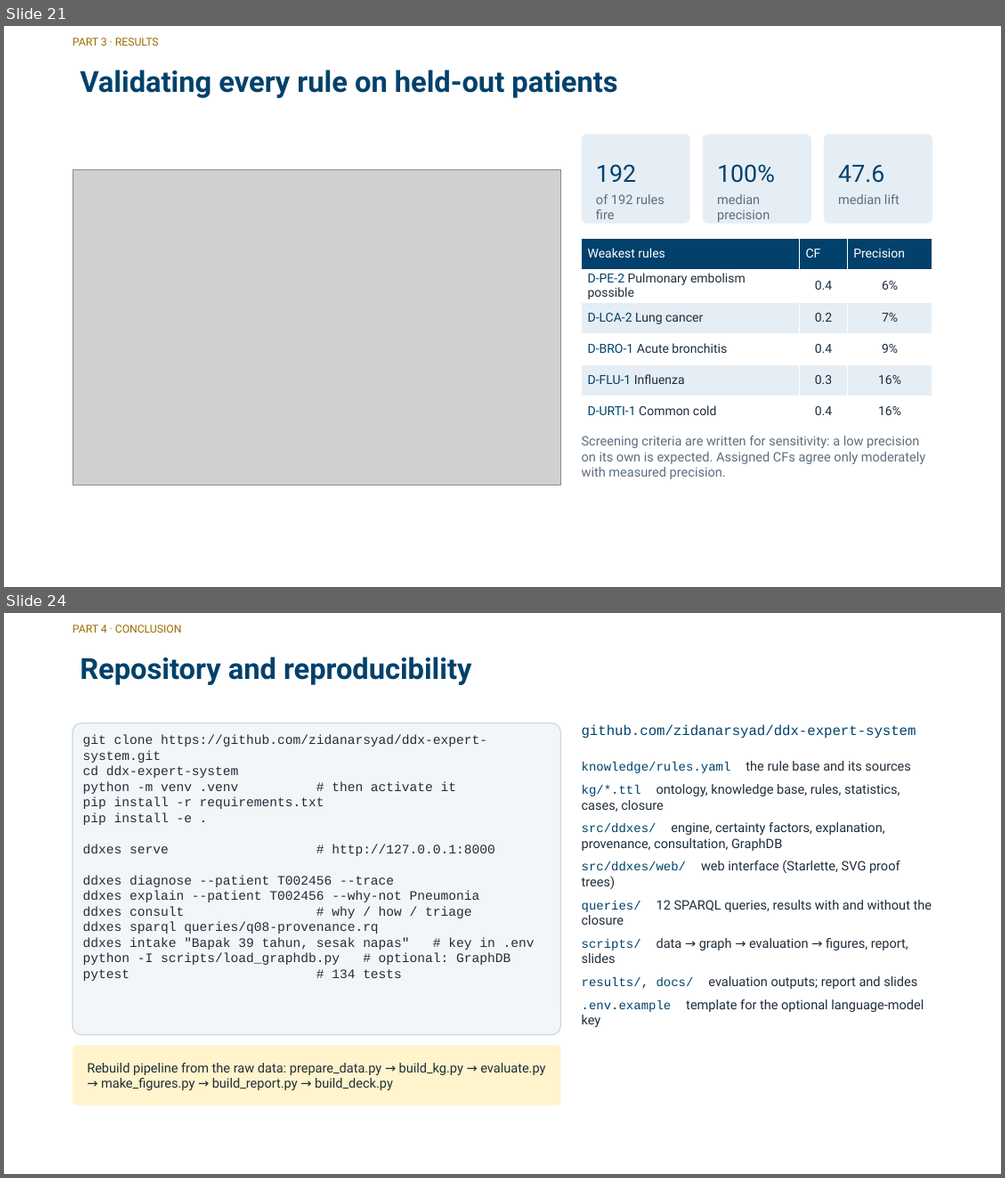
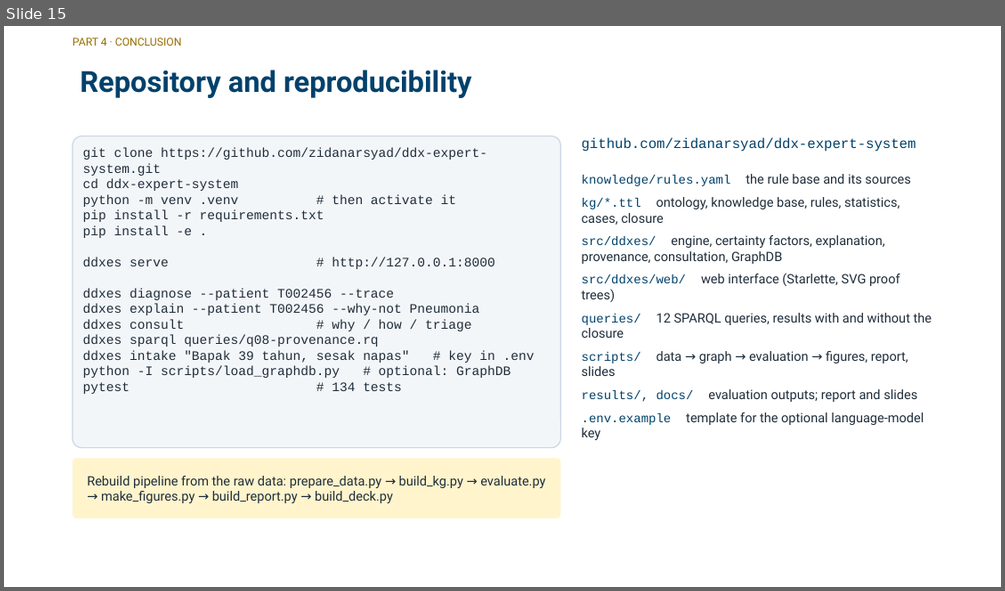
Before and after one commit to zidanarsyad/ddx-expert-system, a slide deck: docs/slides.pptx. Shown one above the other, each under a label of ours: slides 21 and 24 before the commit, slide 15 after it; the slides between them are not shown. The pictures are 1005x1178 and 1005x591 pixels, drawn with LibreOffice and Linux fonts; fonts in the diff are those of the drawing; grey boxes stand for pictures; background and template pictures are left out. Boxes give left, top, right and bottom in pixels: in the first picture for what was removed or moved away, otherwise in the second. Text is boxed around its words. In the diff, an @@ line names an element or a change of style, - is before the commit and + after.

```diff
--- a/docs/slides.pptx
+++ b/docs/slides.pptx
@@ slide 21 removed at box(4, 26, 1001, 587), background picture (left out) @@
@@ text removed at box(73, 38, 159, 46) @@
-PART 3 · RESULTS
@@ title removed at box(80, 70, 617, 98) @@
-Validating every rule on held-out patients
@@ rounded rectangle removed at box(582, 134, 689, 223) @@
@@ rounded rectangle removed at box(703, 134, 811, 223) @@
@@ rounded rectangle removed at box(824, 134, 932, 223) @@
@@ picture removed at box(73, 169, 561, 484) @@
@@ text removed at box(596, 164, 636, 182) @@
-192
@@ text removed at box(717, 164, 775, 183) @@
-100%
@@ text removed at box(838, 165, 884, 183) @@
-47.6
@@ text removed at box(596, 194, 664, 219) @@
-of 192 rules fire
@@ text removed at box(717, 194, 769, 222) @@
-median precision
@@ text removed at box(838, 194, 899, 204) @@
-median lift
@@ table removed at box(582, 238, 933, 425), 6 rows, 3 columns @@
-Weakest rules | CF | Precision
-D-PE-2 Pulmonary embolism possible | 0.4 | 6%
-D-LCA-2 Lung cancer | 0.2 | 7%
-D-BRO-1 Acute bronchitis | 0.4 | 9%
-D-FLU-1 Influenza | 0.3 | 16%
-D-URTI-1 Common cold | 0.4 | 16%
@@ text removed at box(582, 435, 925, 479) @@
-Screening criteria are written for sensitivity: a low precision on its own is expected. Assigned CFs agree only moderately with measured precision.
@@ what was slide 24 is now slide 15 @@
```
Also in this commit, not shown: 10 slides changed, 8 other slides removed, 12 other files.
